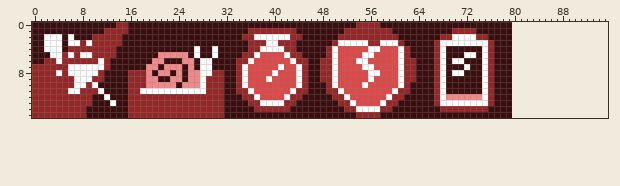
Edited in one commit: sprite sheet (Assets/Art/UI/Icons/Buff Icons/Debuff_Icons.png). The picture above was drawn from the file before the commit.
The file is 80x16 pixels. The old version is drawn lined up with the new one, on the new canvas.
Once edited:
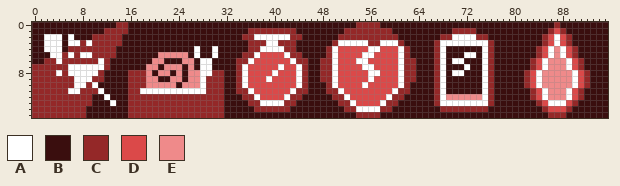
Palette (. is transparent): A #ffffff  B #3a0e0e  C #942828  D #db4949  E #ef8a8a
Edits made:
canvas 80x16 -> 96x16
y 0: x 80..95 ................ -> BBBBBBBCBBBBBBBB
y 1: x 80..95 ................ -> BBBBBBCDCBBBBBBB
y 2..3: x 80..95 ................ -> BBBBBCDADCBBBBBB
y 4..5: x 80..95 ................ -> BBBBCDAEADCBBBBB
y 6..7: x 80..95 ................ -> BBBCDAEEEADCBBBB
y 8..10: x 80..95 ................ -> BBCDAEEEEEADCBBB
y 11..12: x 80..95 ................ -> BBBCDAEEEADCBBBB
y 13: x 80..95 ................ -> BBBBCDAAADCBBBBB
y 14: x 80..95 ................ -> BBBBBCDDDCBBBBBB
y 15: x 80..95 ................ -> BBBBBBCCCBBBBBBB
Boxes around the changes in both pictures, in picture pixels (x1, y1, x2, y2):
added: (512, 22, 608, 118)
